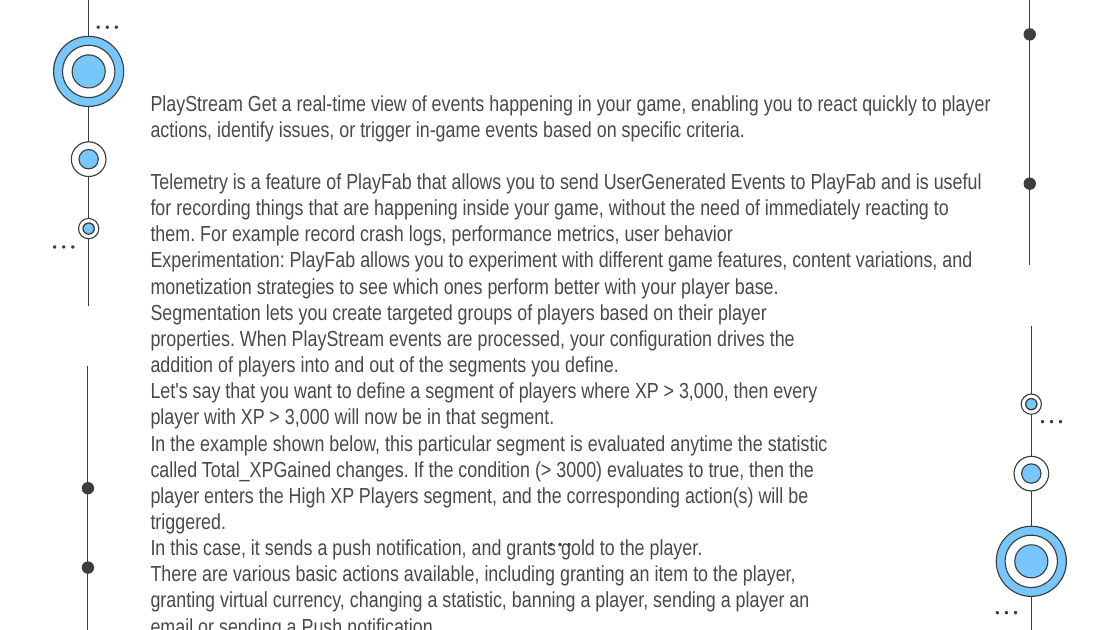
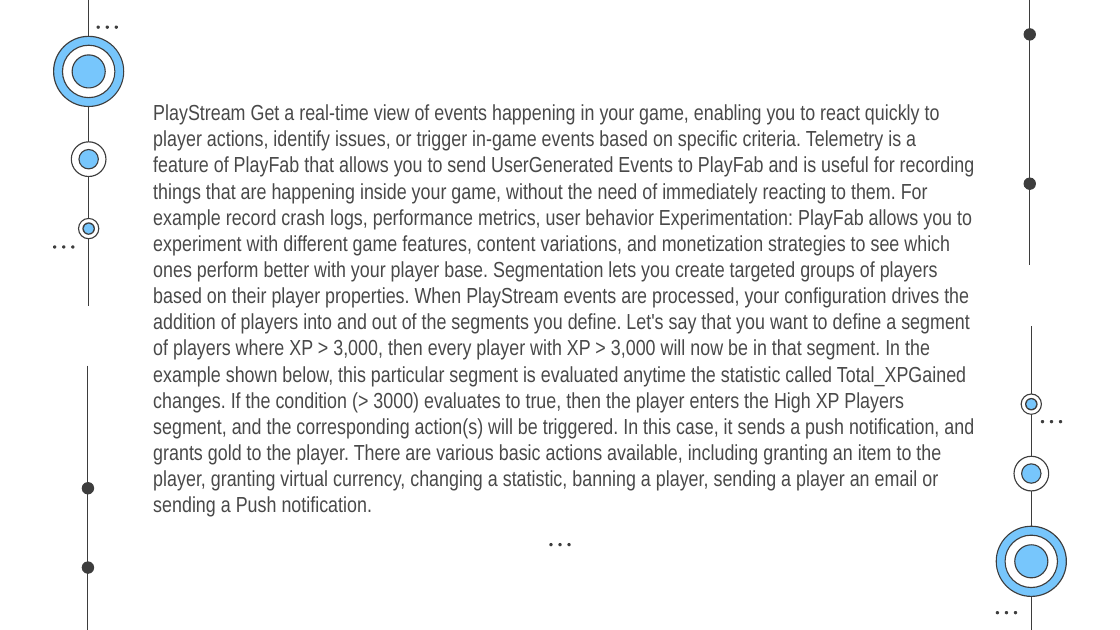
Before and after one commit to SaurabhYadav388/misc_works, a slide deck: slide 41 of Cloud_PPT/Shosau.pptx. Drawn at 1120x630 pixels with LibreOffice and Linux fonts; fonts in the diff are those of the drawing. Boxes give left, top, right and bottom in pixels: in the first picture for what was removed or moved away, otherwise in the second. Text is boxed around its words. In the diff, an @@ line names an element or a change of style, - is before the commit and + after.

```diff
--- a/Cloud_PPT/Shosau.pptx
+++ b/Cloud_PPT/Shosau.pptx
@@ subtitle at bbox=[153, 104, 975, 517]: text changed @@
-PlayStream Get a real-time view of events happening in your game, enabling you to react quickly to player actions, identify issues, or trigger in-game events based on specific criteria.
-Telemetry is a feature of PlayFab that allows you to send UserGenerated Events to PlayFab and is useful for recording things that are happening inside your game, without the need of immediately reacting to them. For example record crash logs, performance metrics, user behavior
-Experimentation: PlayFab allows you to experiment with different game features, content variations, and monetization strategies to see which ones perform better with your player base.
-Segmentation lets you create targeted groups of players based on their player
-properties. When PlayStream events are processed, your configuration drives the
-addition of players into and out of the segments you define.
-Let's say that you want to define a segment of players where XP > 3,000, then every
-player with XP > 3,000 will now be in that segment.
-In the example shown below, this particular segment is evaluated anytime the statistic
-called Total_XPGained changes. If the condition (> 3000) evaluates to true, then the
-player enters the High XP Players segment, and the corresponding action(s) will be
-triggered.
-In this case, it sends a push notification, and grants gold to the player.
-There are various basic actions available, including granting an item to the player,
-granting virtual currency, changing a statistic, banning a player, sending a player an
-email or sending a Push notification.
+PlayStream Get a real-time view of events happening in your game, enabling you to react quickly to player actions, identify issues, or trigger in-game events based on specific criteria. Telemetry is a feature of PlayFab that allows you to send UserGenerated Events to PlayFab and is useful for recording things that are happening inside your game, without the need of immediately reacting to them. For example record crash logs, performance metrics, user behavior Experimentation: PlayFab allows you to experiment with different game features, content variations, and monetization strategies to see which ones perform better with your player base. Segmentation lets you create targeted groups of players based on their player properties. When PlayStream events are processed, your configuration drives the addition of players into and out of the segments you define. Let's say that you want to define a segment of players where XP > 3,000, then every player with XP > 3,000 will now be in that segment. In the example shown below, this particular segment is evaluated anytime the statistic called Total_XPGained changes. If the condition (> 3000) evaluates to true, then the player enters the High XP Players segment, and the corresponding action(s) will be triggered. In this case, it sends a push notification, and grants gold to the player. There are various basic actions available, including granting an item to the player, granting virtual currency, changing a statistic, banning a player, sending a player an email or sending a Push notification.
```
Also in this commit, not shown: 9 other slides changed, 3 slides added, 3 slides removed.
